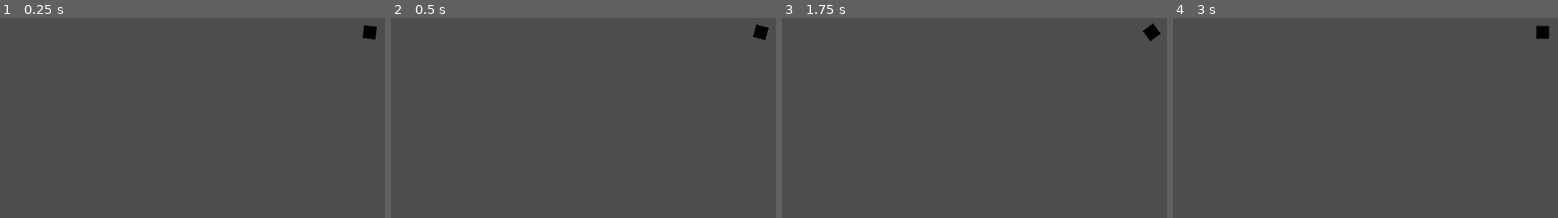
Above: before the commit, frames 1-4 (left to right).
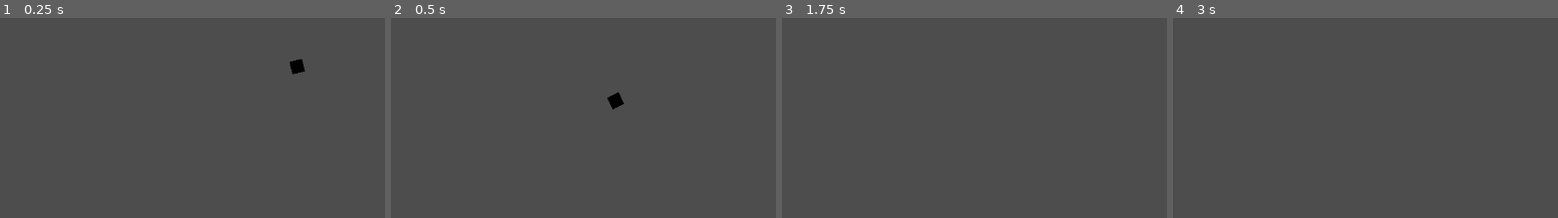
Above: after the commit, the same moments.

Repository: yungcomputerchair/pong
Game: Godot game, scene res://Scenes/game.tscn
Two runs of this game, one before a commit and one after it. Both use one fixed random seed, a clock stepped at 60 frames per second and the inputs below.
Inputs:
- Up to frame 1 (0.25 s): no input
- Up to frame 2 (0.5 s): no input
- Up to frame 3 (1.75 s): no input
- Up to frame 4 (3 s): tap Enter at 2.75 s

The runs differ from the first frame. In frame 1, 0.5% of the frame differs, in the area x 75-98%, y 3-29%; in frame 2, 0.4%; in frame 3, 0.2%; in frame 4, 0.2%.

Commit message:
Ball movement

Diff:
--- a/Scripts/ball.gd
+++ b/Scripts/ball.gd
@@ -1,12 +1,40 @@
 extends Area2D
 
-var sprite;
+var rng = RandomNumberGenerator.new()
+
+var sprite
+
+var direction
+var speed
+
+func get_spin_speed():
+	const SPIN_SPEED_MAX = 720
+	const SPIN_SPEED_IDLE = 30
+
+	if speed < 1:
+		return SPIN_SPEED_IDLE
+	return direction.y * SPIN_SPEED_MAX
+
+
+func reset():
+	speed = 0
+	position = Vector2.ZERO
+
+func launch():
+	const LAUNCH_SPEED = 500
+
+	var target = Vector2(rng.randf_range(-1, 1), rng.randf_range(-1, 1))
+	direction = Vector2.ZERO.direction_to(target)
+	speed = LAUNCH_SPEED
 
 # Called when the node enters the scene tree for the first time.
 func _ready():
 	sprite = find_child("Sprite2D")
-
+	reset()
+	launch() # TODO trigger by input
 
 # Called every frame. 'delta' is the elapsed time since the previous frame.
 func _process(delta):
-	sprite.rotate(deg_to_rad(30) * delta)
+	sprite.rotate(deg_to_rad(get_spin_speed()) * delta)
+	move_local_x(speed * direction.x * delta)
+	move_local_y(speed * direction.y * delta)
